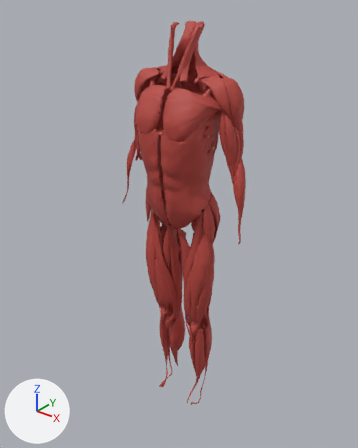
What one commit did to the glTF model public/models/muscles.glb.
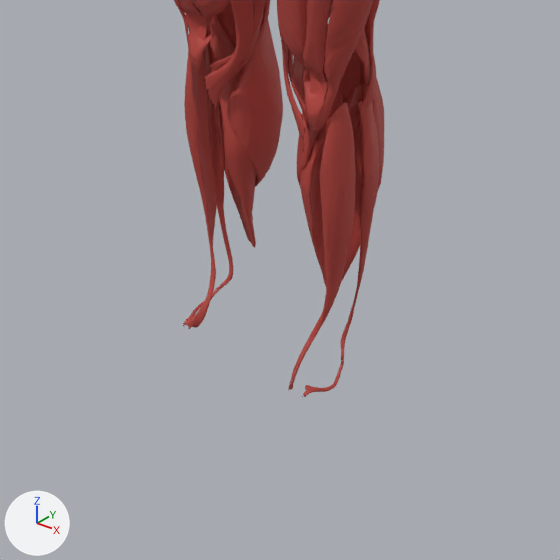
The first picture shows the older version from a 50 mm lens placed at (1.058, -1.325, 1.696), pointed at (-0.02, 0.023, 0.86). The close-ups show the older and then the newer version on the part from 31% to 72% of the width and 67% to 100% of the height of that picture. Only the edits that show in the close-ups are written down. Every picture has the same lights, and +X, +Y and +Z are marked at lower left. Where no turn or scale is listed for an object, it has been applied to the vertices.

The scene before the commit, as lines of its bpy script (objects in view):
```python
me_gastrocnemius_l = bpy.data.meshes.new('gastrocnemius-l')
me_gastrocnemius_l.from_pydata(...)  # 1004 vertices, 1999 faces; spans x -0.048..0.048, y -0.043..0.043, z -0.155..0.155
me_gastrocnemius_l.materials.append(mat_muscles)  # red #b6443d
me_gastrocnemius_r = bpy.data.meshes.new('gastrocnemius-r')
me_gastrocnemius_r.from_pydata(...)  # 1004 vertices, 2000 faces; spans x -0.048..0.048, y -0.043..0.043, z -0.155..0.155
me_gastrocnemius_r.materials.append(mat_muscles)  # red #b6443d
me_sartorius_l = bpy.data.meshes.new('sartorius-l')
me_sartorius_l.from_pydata(...)  # 749 vertices, 1490 faces; spans x -0.055..0.055, y -0.028..0.028, z -0.314..0.314
me_sartorius_l.materials.append(mat_muscles)  # red #b6443d
ob_gastrocnemius_l = bpy.data.objects.new('gastrocnemius-l', me_gastrocnemius_l)
ob_gastrocnemius_l.location = (0.07, 0.052, 0.356)
ob_gastrocnemius_r = bpy.data.objects.new('gastrocnemius-r', me_gastrocnemius_r)
ob_gastrocnemius_r.location = (-0.069, 0.052, 0.356)
ob_sartorius_l = bpy.data.objects.new('sartorius-l', me_sartorius_l)
ob_sartorius_l.location = (0.076, -0.012, 0.666)
# also in view: 'rectus-femoris-l' at (0.109, -0.018, 0.671); 'tibialis-anterior-r' at (-0.091, -0.01, 0.237); 'fibularis-longus-l' at (0.105, 0.012, 0.228); 'soleus-r' at (-0.075, 0.039, 0.274); 'sartorius-r' at (-0.075, -0.012, 0.666)
```
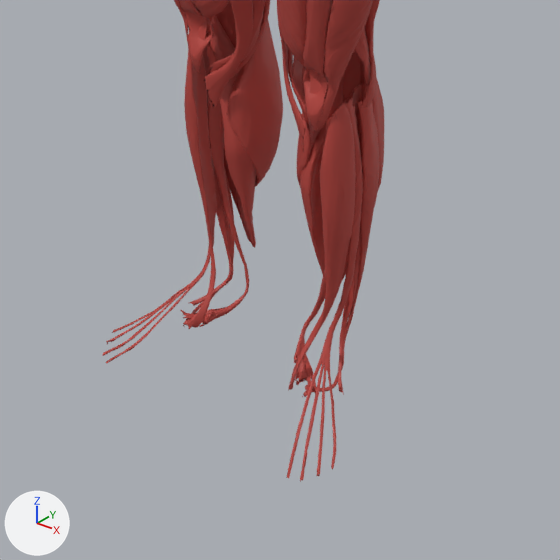
What differs and where, as boxes (x1, y1, x2, y2) in the close-ups (560 x 560 px):
'extensor-digitorum-longus-l', added
    after: (286, 98, 363, 482)
'tibialis-posterior-r', added
    after: (181, 43, 249, 327)
'extensor-digitorum-longus-r', added
    after: (102, 46, 215, 363)
'fibularis-brevis-r', added
    after: (189, 166, 235, 306)
'tibialis-posterior-l', added (red)
    after: (294, 270, 326, 394)
'fibularis-brevis-l', added (red)
    after: (338, 228, 361, 395)
'fibularis-longus-r', unchanged, covered by the edit
    before: (183, 43, 234, 326)
    after: (183, 242, 234, 326)

What changed in the scene script:
```text
Add me_fibularis_brevis_l:
    me_fibularis_brevis_l.from_pydata(...)  # 450 vertices, 897 faces; spans x -0.018..0.018, y -0.026..0.026, z -0.122..0.122
    me_fibularis_brevis_l.materials.append(mat_muscles)  # red #b6443d
Add me_fibularis_brevis_r:
    me_fibularis_brevis_r.from_pydata(...)  # 449 vertices, 896 faces; spans x -0.018..0.018, y -0.026..0.026, z -0.122..0.122
    me_fibularis_brevis_r.materials.append(mat_muscles)  # red #b6443d
Add me_extensor_digitorum_longus_l:
    me_extensor_digitorum_longus_l.from_pydata(...)  # 697 vertices, 1390 faces; spans x -0.038..0.038, y -0.083..0.083, z -0.213..0.213
    me_extensor_digitorum_longus_l.materials.append(mat_muscles)  # red #b6443d
Add me_extensor_digitorum_longus_r:
    me_extensor_digitorum_longus_r.from_pydata(...)  # 697 vertices, 1392 faces; spans x -0.038..0.038, y -0.083..0.083, z -0.213..0.213
    me_extensor_digitorum_longus_r.materials.append(mat_muscles)  # red #b6443d
Add me_tibialis_posterior_l:
    me_tibialis_posterior_l.from_pydata(...)  # 678 vertices, 1378 faces; spans x -0.031..0.031, y -0.037..0.037, z -0.189..0.189
    me_tibialis_posterior_l.materials.append(mat_muscles)  # red #b6443d
Add me_tibialis_posterior_r:
    me_tibialis_posterior_r.from_pydata(...)  # 675 vertices, 1374 faces; spans x -0.031..0.031, y -0.037..0.037, z -0.189..0.189
    me_tibialis_posterior_r.materials.append(mat_muscles)  # red #b6443d
Add ob_fibularis_brevis_l:
    ob_fibularis_brevis_l = bpy.data.objects.new('fibularis-brevis-l', me_fibularis_brevis_l)
    ob_fibularis_brevis_l.location = (0.101, 0.032, 0.145)
Add ob_fibularis_brevis_r:
    ob_fibularis_brevis_r = bpy.data.objects.new('fibularis-brevis-r', me_fibularis_brevis_r)
    ob_fibularis_brevis_r.location = (-0.099, 0.032, 0.144)
Add ob_extensor_digitorum_longus_l:
    ob_extensor_digitorum_longus_l = bpy.data.objects.new('extensor-digitorum-longus-l', me_extensor_digitorum_longus_l)
    ob_extensor_digitorum_longus_l.location = (0.128, -0.04, 0.224)
Add ob_extensor_digitorum_longus_r:
    ob_extensor_digitorum_longus_r = bpy.data.objects.new('extensor-digitorum-longus-r', me_extensor_digitorum_longus_r)
    ob_extensor_digitorum_longus_r.location = (-0.127, -0.04, 0.224)
Add ob_tibialis_posterior_l:
    ob_tibialis_posterior_l = bpy.data.objects.new('tibialis-posterior-l', me_tibialis_posterior_l)
    ob_tibialis_posterior_l.location = (0.074, 0.005, 0.225)
Add ob_tibialis_posterior_r:
    ob_tibialis_posterior_r = bpy.data.objects.new('tibialis-posterior-r', me_tibialis_posterior_r)
    ob_tibialis_posterior_r.location = (-0.073, 0.005, 0.225)
```
